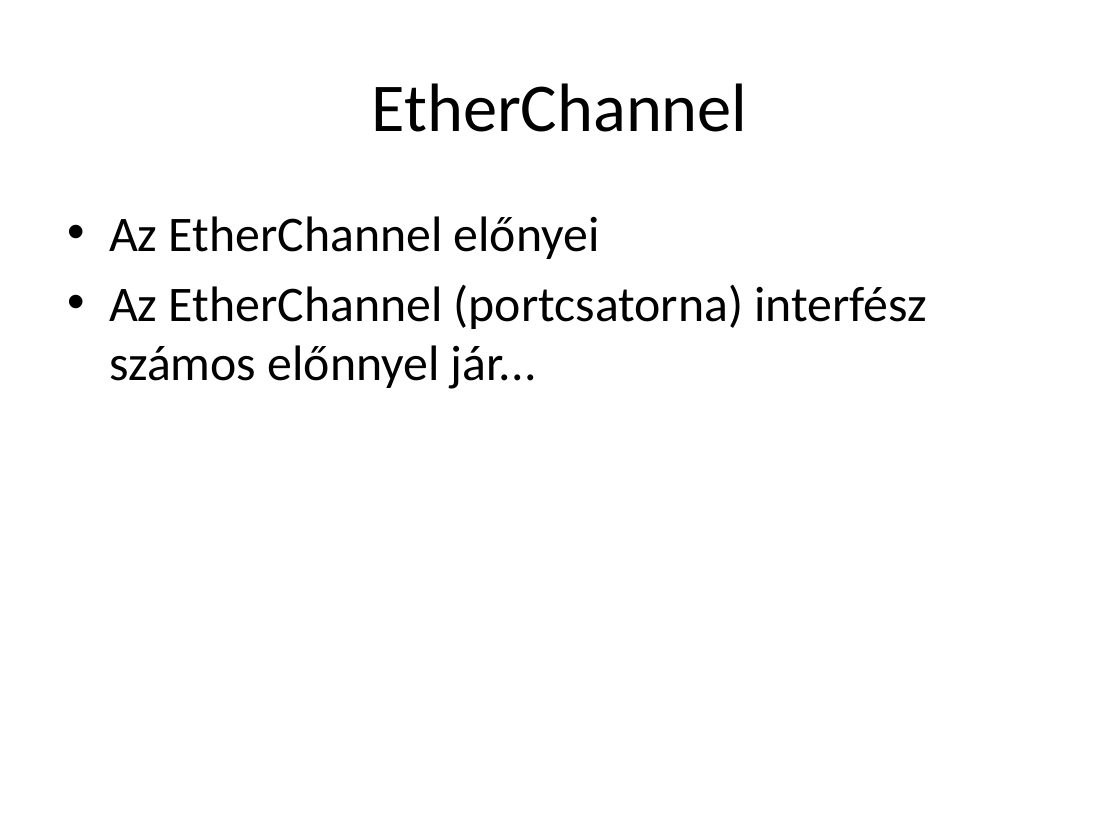
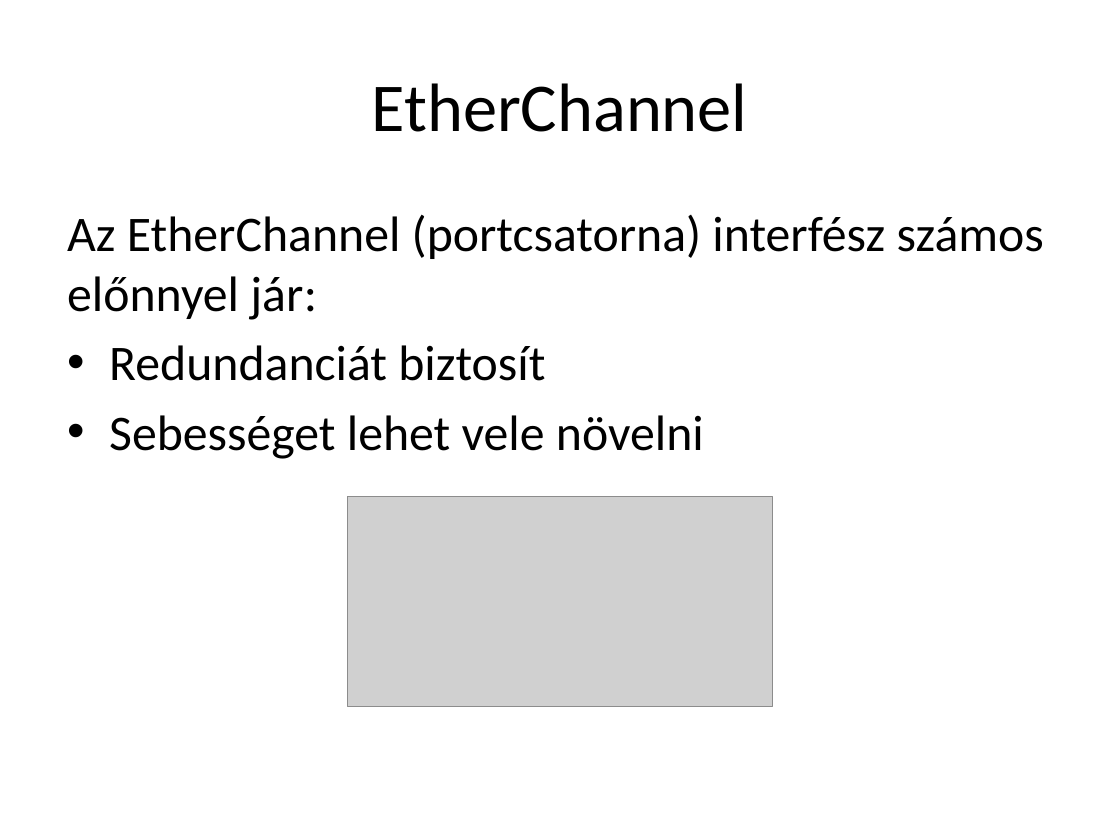
Before and after one commit to LocskaG/Uzemelteto_vizsgaremek_2024, a slide deck: slide 9 of BEMUTATÓ/Halozattervezesi_vizsgaremek_ppt.pptx (slide 8 before the commit). Drawn at 1120x840 pixels with LibreOffice and Linux fonts; fonts in the diff are those of the drawing; grey boxes stand for pictures. Boxes give left, top, right and bottom in pixels: in the first picture for what was removed or moved away, otherwise in the second. Text is boxed around its words. In the diff, an @@ line names an element or a change of style, - is before the commit and + after.

```diff
--- a/BEMUTATÓ/Halozattervezesi_vizsgaremek_ppt.pptx
+++ b/BEMUTATÓ/Halozattervezesi_vizsgaremek_ppt.pptx
@@ text at (67, 215, 1044, 459): text changed @@
-• Az EtherChannel előnyei
-• Az EtherChannel (portcsatorna) interfész számos előnnyel jár...
+Az EtherChannel (portcsatorna) interfész számos előnnyel jár:
+• Redundanciát biztosít
+• Sebességet lehet vele növelni
@@ picture added at (347, 496, 773, 707) @@
```
Also in this commit, not shown: 12 other slides changed, 2 slides added, 5 slides removed.
